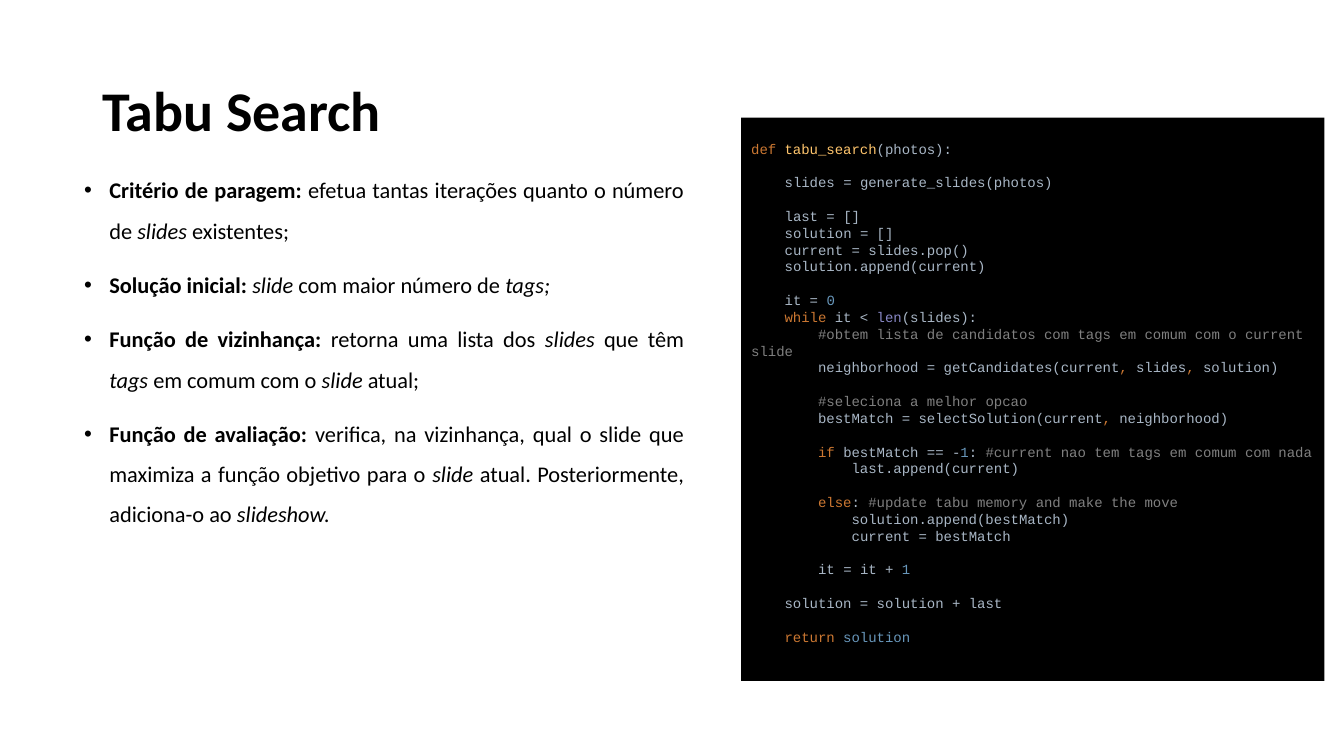
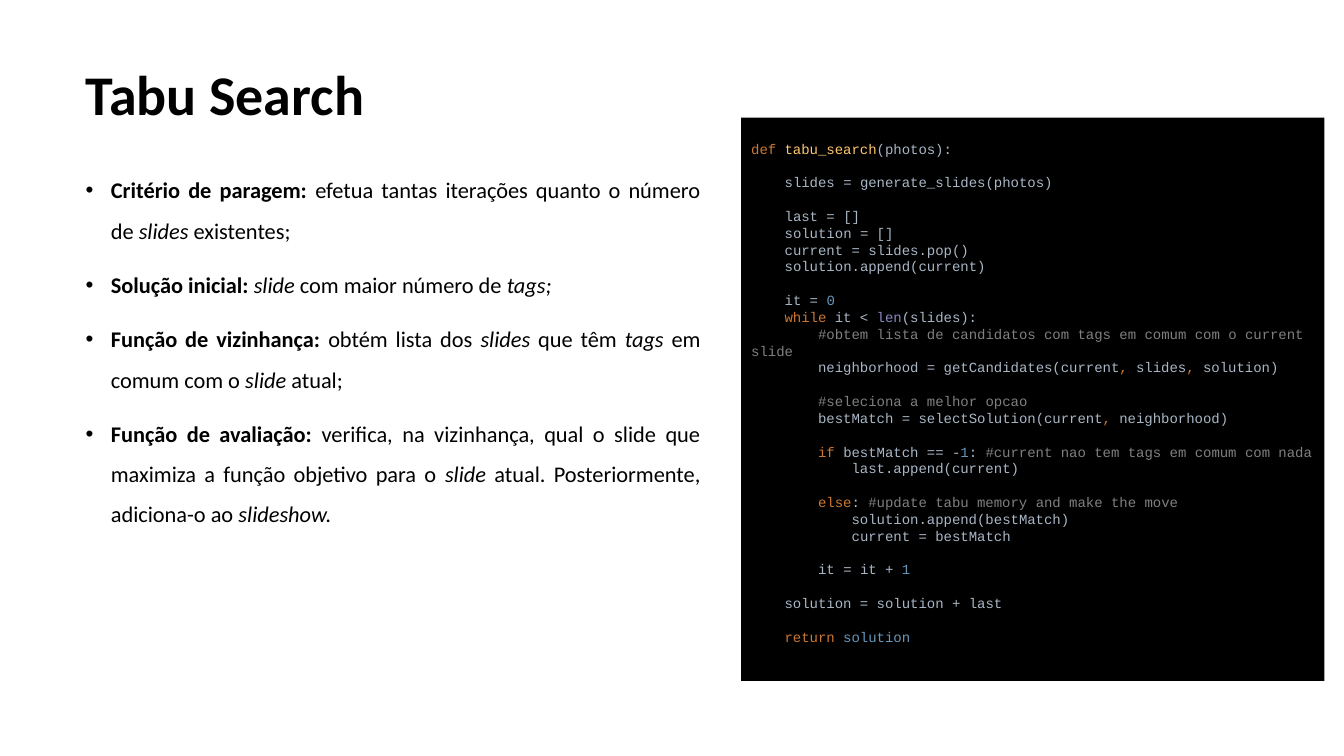
Before and after one commit to j-vm/FEUP_IART_2020, a slide deck: slide 4 of assets/EntregaFinal.pptx. Drawn at 1344x756 pixels with LibreOffice and Linux fonts; fonts in the diff are those of the drawing. Boxes give left, top, right and bottom in pixels: in the first picture for what was removed or moved away, otherwise in the second. Text is boxed around its words. In the diff, an @@ line names an element or a change of style, - is before the commit and + after.

```diff
--- a/assets/EntregaFinal.pptx
+++ b/assets/EntregaFinal.pptx
@@ title "Tabu Search": place and size @@
-title "Tabu Search" at (102, 91, 381, 132)
+title "Tabu Search" at (86, 75, 364, 116)
@@ text at (111, 331, 701, 391): text changed @@
-• Função de vizinhança: retorna uma lista dos slides que têm tags em comum com o slide atual;
+• Função de vizinhança: obtém lista dos slides que têm tags em comum com o slide atual;
```
Also in this commit, not shown: 4 other slides changed, 3 other files.
